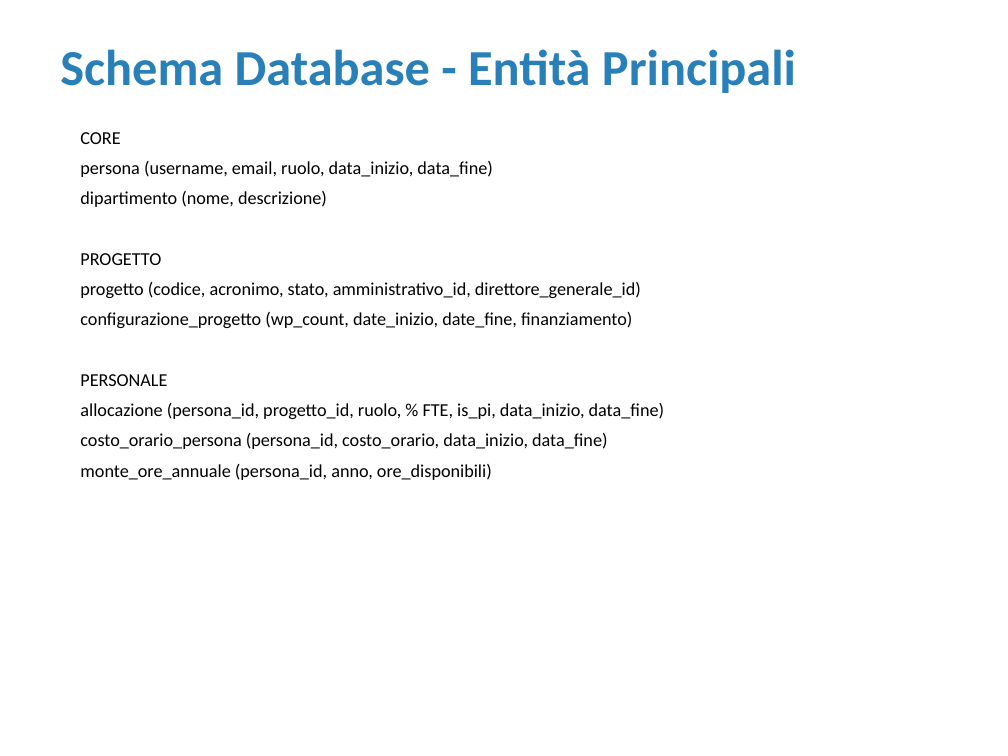
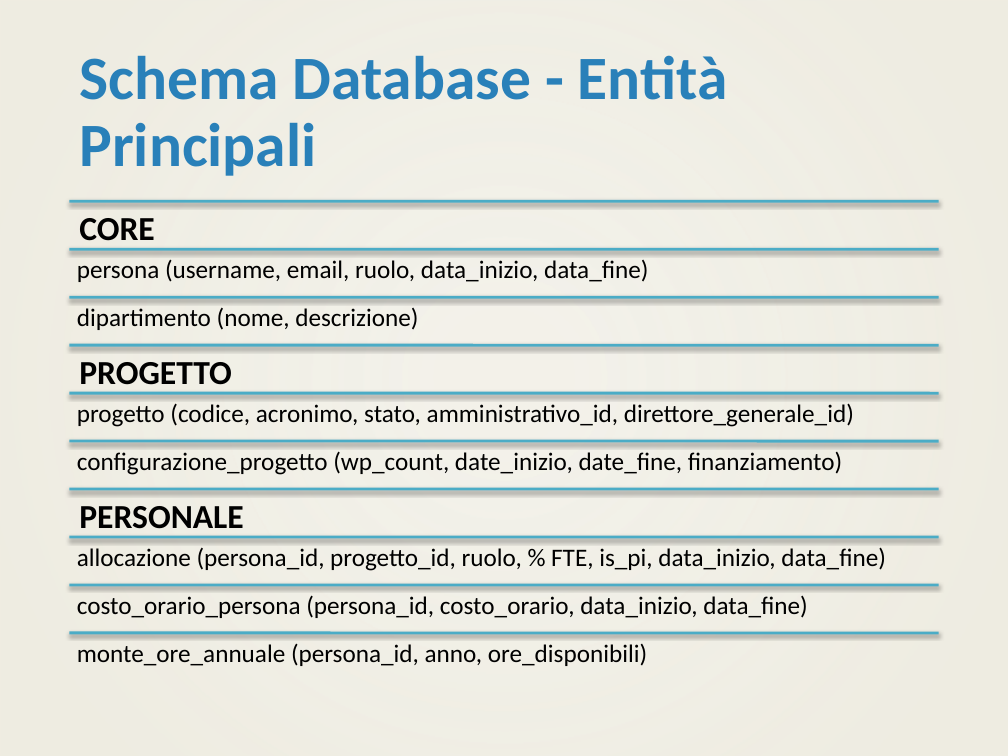
Before and after one commit to pinodepietro/gestionale-ricerca, a slide deck: slide 4 of Gestionale_Ricerca_Dettagliato.pptx. Drawn at 1008x756 pixels with LibreOffice and Linux fonts; fonts in the diff are those of the drawing; background and template pictures are left out. Boxes give left, top, right and bottom in pixels: in the first picture for what was removed or moved away, otherwise in the second. Text is boxed around its words. In the diff, an @@ line names an element or a change of style, - is before the commit and + after.

```diff
--- a/Gestionale_Ricerca_Dettagliato.pptx
+++ b/Gestionale_Ricerca_Dettagliato.pptx
@@ rectangle added at <box>0,0,1008,756</box>, fill gradient #EEECE1 @@
@@ text "Schema Database - Entità Principali": place and size @@
-text "Schema Database - Entità Principali" at <box>60,49,796,93</box>
+text "Schema Database - Entità Principali" at <box>79,55,728,176</box>
@@ text "Schema Database - Entità Principali" at <box>79,55,728,176</box>: size 36 to 44 pt; line spacing 1 to 0.9; more space between paragraphs; vertical alignment top to middle @@
@@ text removed at <box>80,132,664,480</box> @@
-CORE
-persona (username, email, ruolo, data_inizio, data_fine)
-dipartimento (nome, descrizione)
-PROGETTO
-progetto (codice, acronimo, stato, amministrativo_id, direttore_generale_id)
-configurazione_progetto (wp_count, date_inizio, date_fine, finanziamento)
-PERSONALE
-allocazione (persona_id, progetto_id, ruolo, % FTE, is_pi, data_inizio, data_fine)
-costo_orario_persona (persona_id, costo_orario, data_inizio, data_fine)
-monte_ore_annuale (persona_id, anno, ore_disponibili)
@@ group added at <box>70,202,938,666</box>: 10 lines, 10 texts @@
+CORE
+persona (username, email, ruolo, data_inizio, data_fine)
+dipartimento (nome, descrizione)
+PROGETTO
+progetto (codice, acronimo, stato, amministrativo_id, direttore_generale_id)
+configurazione_progetto (wp_count, date_inizio, date_fine, finanziamento)
+PERSONALE
+allocazione (persona_id, progetto_id, ruolo, % FTE, is_pi, data_inizio, data_fine)
+costo_orario_persona (persona_id, costo_orario, data_inizio, data_fine)
+monte_ore_annuale (persona_id, anno, ore_disponibili)
```
Also in this commit, not shown: 4 other slides changed, 1 other file.
